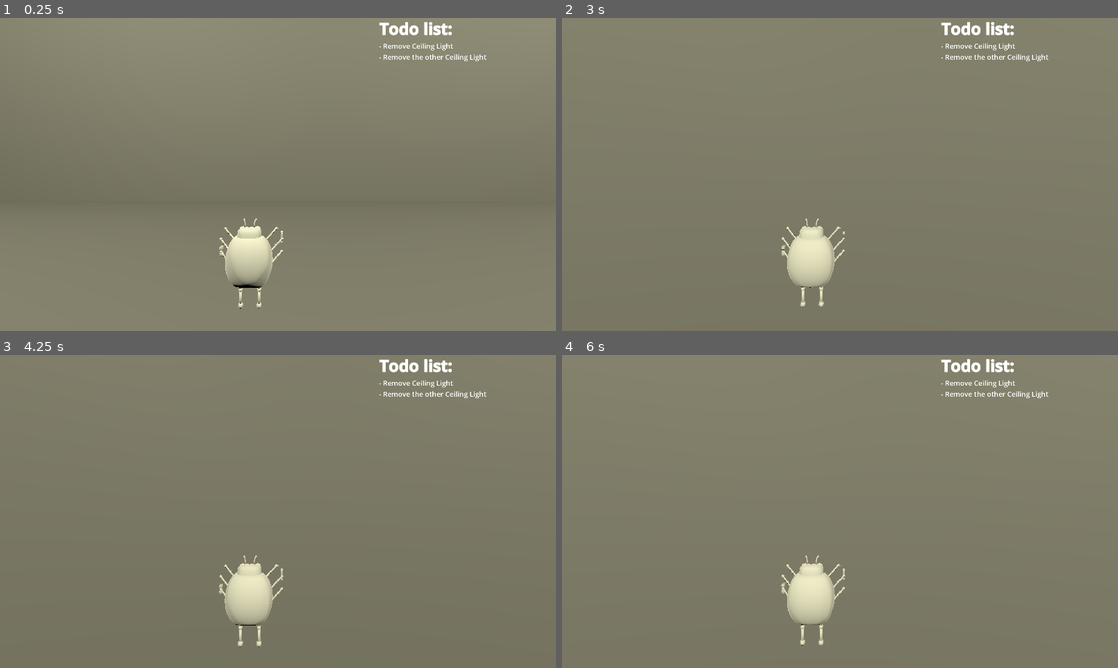
Above: before the commit, frames 1-4 (two rows, left to right).
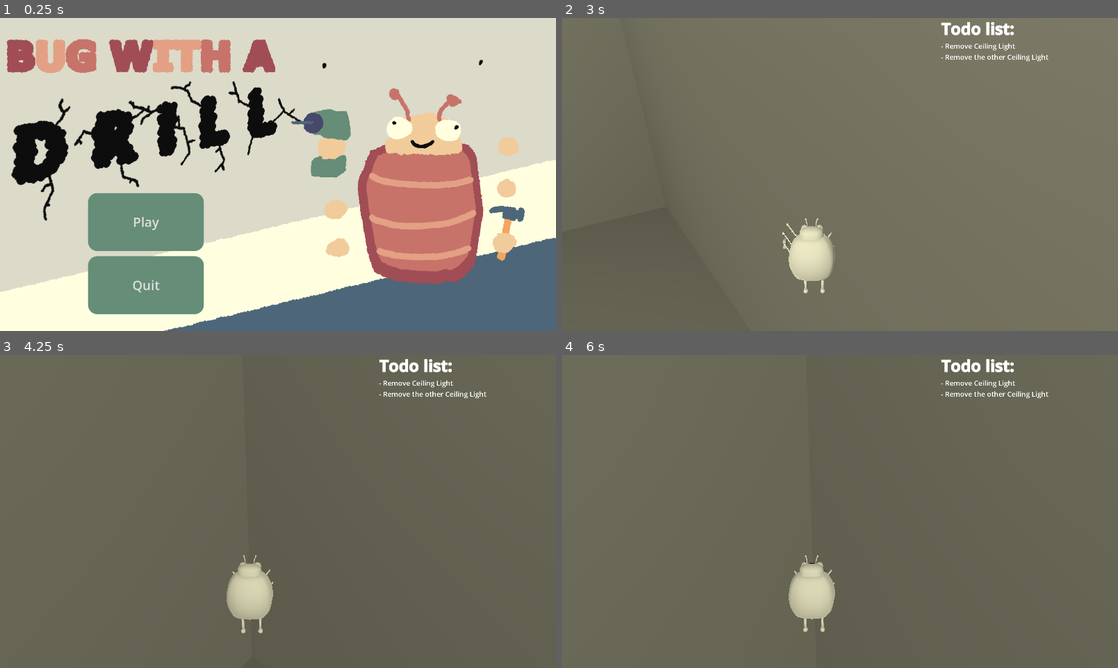
Above: after the commit, the same moments.

Repository: RoaFE/PizzaJam-16
Game: Godot game, scene res://Scenes/menu.tscn
Two runs of this game, one before a commit and one after it. Both use one fixed random seed, a clock stepped at 60 frames per second and the inputs below. Before the commit the project starts from res://home.tscn.
Inputs (mouse positions are in pixels of both pictures, inside the frame that each line leads up to):
- Up to frame 1 (0.25 s): no input
- Up to frame 2 (3 s): click (706, 221) at 0.5 s, where only the run after the commit has a clickable "Play"; tap Enter at 1.25 s; move the mouse to (867, 174) at 1.27 s; hold W (move_forward) from 1.28 s (still down); click (867, 174) at 1.35 s; tap Space (jump) at 1.52, 2.27, 2.75 s; move the mouse to (812, 174) at 2.02 s; tap E (interact) at 2.1 s; move the mouse to (851, 168) at 2.77 s; tap Mouse wheel up (last_item) at 2.85 s
- Up to frame 3 (4.25 s): keep holding W (move_forward); move the mouse to (272, 517) at 3.52 s; tap Mouse wheel down (next_item) at 3.6 s; tap Space (jump) at 3.77 s
- Up to frame 4 (6 s): keep holding W (move_forward); tap Enter at 4.25 s; move the mouse to (878, 514) at 4.27 s; click (878, 514) at 4.35 s; tap Space (jump) at 4.52, 5.27, 5.75 s; move the mouse to (795, 508) at 5.02 s; tap E (interact) at 5.1 s; move the mouse to (845, 511) at 5.77 s; tap Mouse wheel up (last_item) at 5.85 s

The runs differ from the first frame. In frame 1, 98% of the frame differs, in the area x 0-100%, y 0-100%; in frame 2, 4.9%; in frame 3, 29%; in frame 4, 39%.

Commit message:
Simple way of switching from menu to level and back

Diff:
--- a/pizza-jam-16/Scenes/menu.tscn
+++ b/pizza-jam-16/Scenes/menu.tscn
@@ -2,10 +2,12 @@
 
 [ext_resource type="Script" uid="uid://bx65ldky7asm0" path="res://Scripts/Menu.gd" id="1_cayip"]
 [ext_resource type="Texture2D" uid="uid://0uun6ew1plqi" path="res://Textures/BugWithADrill.png" id="1_xhh6f"]
+[ext_resource type="PackedScene" uid="uid://bhyj1k6r5joxb" path="res://home.tscn" id="2_158mb"]
 [ext_resource type="Theme" uid="uid://c4ith8oq0rye6" path="res://Resources/Theme.tres" id="2_cayip"]
 
 [node name="Menu" type="Node" unique_id=1361482224]
 script = ExtResource("1_cayip")
+level = ExtResource("2_158mb")
 
 [node name="Control" type="Control" parent="." unique_id=1492052403]
 layout_mode = 3
@@ -58,3 +60,6 @@
 theme = ExtResource("2_cayip")
 text = "Quit
 "
+
+[connection signal="pressed" from="Control/MarginContainer/VBoxContainer/Button" to="." method="LoadLevel"]
+[connection signal="pressed" from="Control/MarginContainer/VBoxContainer/Button2" to="." method="Quit"]
--- a/pizza-jam-16/Scripts/LevelController.gd
+++ b/pizza-jam-16/Scripts/LevelController.gd
@@ -1,3 +1,15 @@
 extends Node
 
 @export var _objectiveManager : ObjectiveManager
+@export var menu : PackedScene
+
+func _ready() -> void:
+	_objectiveManager.AllObjectivesComplete.connect(LevelCompleted)
+
+func LoadMenu():
+	var scene = menu.instantiate()
+	get_tree().root.add_child(scene)
+	queue_free()
+
+func LevelCompleted():
+	LoadMenu()
--- a/pizza-jam-16/Scripts/Menu.gd
+++ b/pizza-jam-16/Scripts/Menu.gd
@@ -1 +1,11 @@
 extends Node
+
+@export var level : PackedScene
+
+func LoadLevel():
+	var scene = level.instantiate()
+	get_tree().root.add_child(scene)
+	queue_free()
+
+func Quit():
+	get_tree().quit()
--- a/pizza-jam-16/home.tscn
+++ b/pizza-jam-16/home.tscn
@@ -4,6 +4,7 @@
 [ext_resource type="PackedScene" uid="uid://57kqhur3tcgo" path="res://Scenes/DrillBug.tscn" id="1_tt30a"]
 [ext_resource type="PackedScene" uid="uid://pmb805m8ig1g" path="res://Models/coffee_table.tscn" id="2_1ey7h"]
 [ext_resource type="PackedScene" uid="uid://car7dxocdhvn1" path="res://Scenes/CeilingLightBody.tscn" id="2_o1ld7"]
+[ext_resource type="PackedScene" uid="uid://df1d4wdju08ui" path="res://Scenes/menu.tscn" id="2_x0ehs"]
 [ext_resource type="PackedScene" uid="uid://bea664m5cl7ks" path="res://Scenes/tv_stand.tscn" id="5_lxycn"]
 [ext_resource type="PackedScene" uid="uid://cp55lbhmv1vkn" path="res://Scenes/bookcase.tscn" id="6_lxycn"]
 [ext_resource type="PackedScene" uid="uid://ciu3jjsp24i1v" path="res://Scenes/tv.tscn" id="6_vqw7c"]
@@ -26,8 +27,10 @@
 flip_faces = true
 size = Vector2(8, 5)
 
-[node name="Level" type="Node" unique_id=586401633]
+[node name="Level" type="Node" unique_id=586401633 node_paths=PackedStringArray("_objectiveManager")]
 script = ExtResource("1_q6q8i")
+_objectiveManager = NodePath("Home/ObjectiveManager")
+menu = ExtResource("2_x0ehs")
 
 [node name="Home" type="Node3D" parent="." unique_id=514780571]
 
--- a/pizza-jam-16/project.godot
+++ b/pizza-jam-16/project.godot
@@ -11,7 +11,7 @@
 [application]
 
 config/name="PizzaJam16"
-run/main_scene="uid://bhyj1k6r5joxb"
+run/main_scene="uid://df1d4wdju08ui"
 config/features=PackedStringArray("4.6", "GL Compatibility")
 config/icon="res://icon.svg"
 
